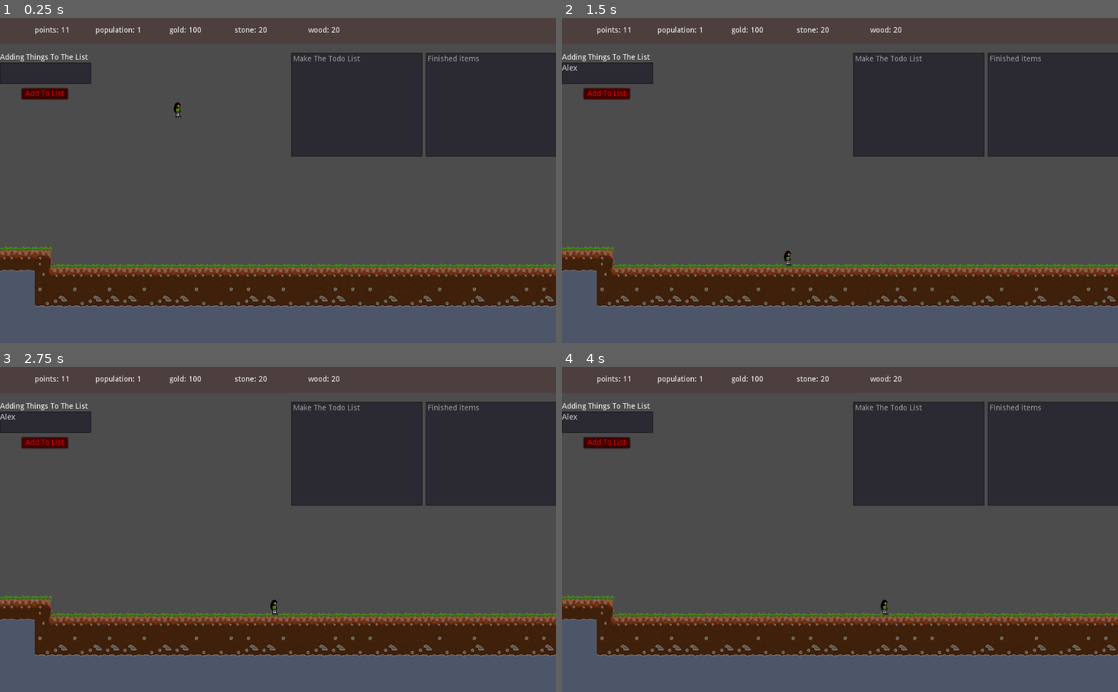
Above: before the commit, frames 1-4 (two rows, left to right).
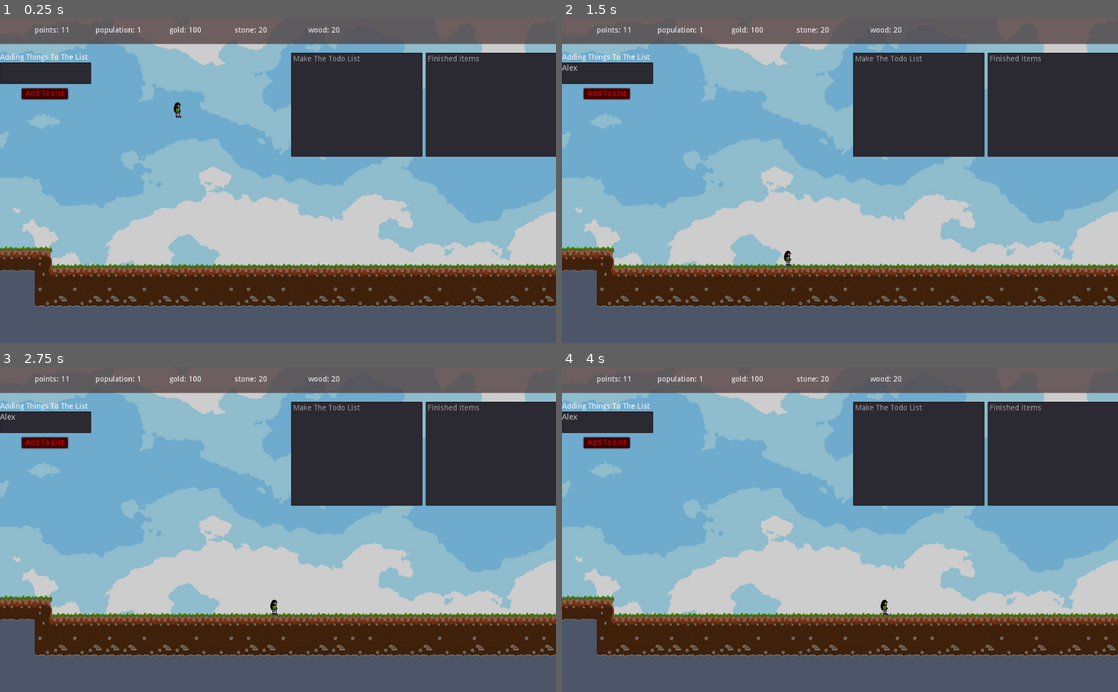
Above: after the commit, the same moments.

Repository: BlueKoiiiiii/Vex_spinup
Game: Godot game, scene res://Start.tscn
Same seed, same stepped clock (60 frames per second), same inputs: the game is played once before the commit and once after it.
Inputs (mouse positions are in pixels of both pictures, inside the frame that each line leads up to):
- Up to frame 1 (0.25 s): no input
- Up to frame 2 (1.5 s): click (606, 73) at 0.52 s; type "Alex" at 0.6 s; click "Add To List" at 1.25 s
- Up to frame 3 (2.75 s): click "Add To List" at 2 s
- Up to frame 4 (4 s): click "Add To List" at 2.75 s; move the mouse to (573, 376) at 3.52 s; click (573, 376) at 3.67 s

The runs differ from the first frame. In frame 1, 59% of the frame differs, in the area x 0-100%, y 0-77%; in frame 2, 59%; in frame 3, 59%; in frame 4, 59%.
Error in both runs: Invalid get index '1' (on base: 'PoolStringArray'). (res://Scripts/ToDoList.gd:54)

Commit message:
Added a background

Diff:
--- a/save_da_village/Start.tscn
+++ b/save_da_village/Start.tscn
@@ -7,6 +7,7 @@
 [ext_resource path="res://assets/villager0.tscn" type="PackedScene" id=5]
 [ext_resource path="res://ToDo.tscn" type="PackedScene" id=6]
 [ext_resource path="res://Scripts/label_colour.gd" type="Script" id=7]
+[ext_resource path="res://assets/Envrioment/background.jpg" type="Texture" id=8]
 
 [sub_resource type="ConvexPolygonShape2D" id=2]
 points = PoolVector2Array( 0, 10, 32, 10, 32, 32, 0, 32 )
@@ -540,6 +541,15 @@
 
 [node name="Node" type="Node"]
 
+[node name="ParallaxBackground" type="ParallaxBackground" parent="."]
+follow_viewport_enable = true
+
+[node name="ParallaxLayer" type="ParallaxLayer" parent="ParallaxBackground"]
+
+[node name="Sprite" type="Sprite" parent="ParallaxBackground/ParallaxLayer"]
+position = Vector2( 512, 300 )
+texture = ExtResource( 8 )
+
 [node name="Label" type="Label" parent="."]
 margin_left = 336.0
 margin_top = 272.0
Not shown: 1 places in save_da_village/Start.tscn that only renumber resources
Binary file added: save_da_village/assets/Envrioment/background.jpg
Not shown, added: save_da_village/assets/Envrioment/background.jpg.import
